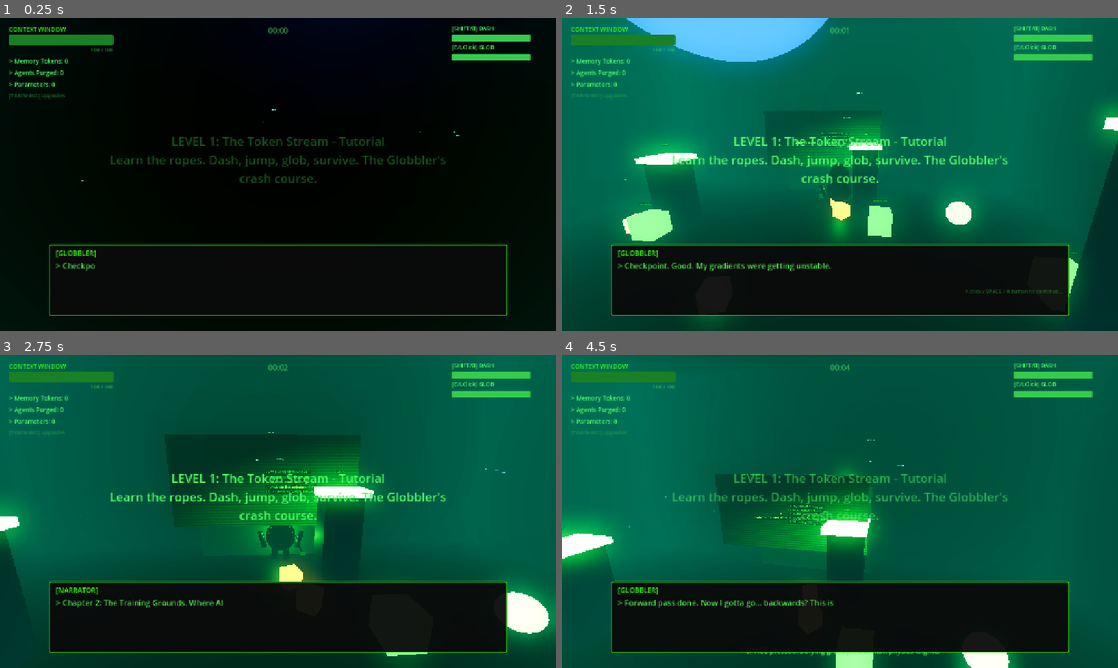
Above: before the commit, frames 1-4 (two rows, left to right).
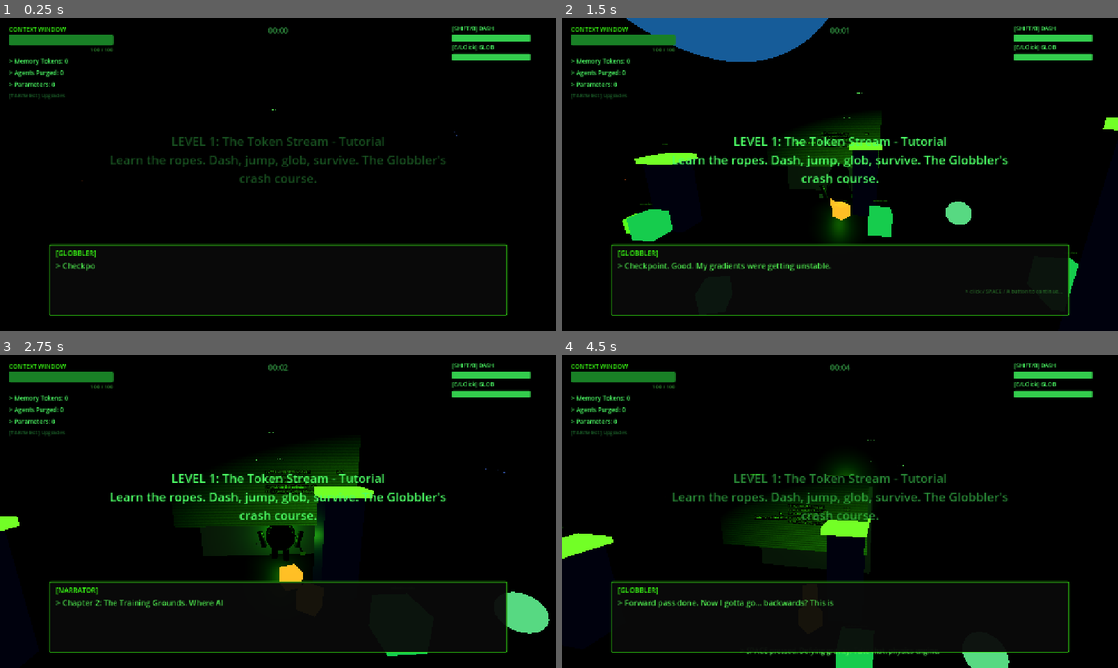
Above: after the commit, the same moments.

Repository: hwashburn1011/globblers-journey
Game: Godot game, scene res://scenes/levels/chapter_2/training_grounds.tscn
Two runs of this game, one before a commit and one after it. Both use one fixed random seed, a clock stepped at 60 frames per second and the inputs below. This scene is started directly instead of the project's main scene.
Inputs (mouse positions are in pixels of both pictures, inside the frame that each line leads up to):
- Up to frame 1 (0.25 s): no input
- Up to frame 2 (1.5 s): tap Enter (menu_confirm) at 0.5 s; move the mouse to (867, 174) at 0.52 s; hold V (agent_cycle) 0.53-1.28 s; hold Up (hack_up) from 0.53 s (still down); click (867, 174) at 0.67 s; move the mouse to (812, 174) at 1.27 s; tap G (agent_spawn) at 1.35 s
- Up to frame 3 (2.75 s): keep holding Up (hack_up); move the mouse to (289, 505) at 2.02 s; hold Mouse wheel up (camera_zoom_in) from 2.03 s (still down)
- Up to frame 4 (4.5 s): keep holding Up (hack_up); move the mouse to (834, 517) at 2.77 s; release Mouse wheel up (camera_zoom_in) at 2.78 s; tap Mouse wheel down (camera_zoom_out) at 2.85 s; click (834, 517) at 2.92 s; move the mouse to (878, 514) at 3.52 s; hold Shift (dash) 3.53-4.28 s; move the mouse to (795, 508) at 4.27 s; tap Space (dialogue_advance) at 4.35 s

The runs differ from the first frame. In frame 1, less than 0.1% of the frame differs, in the area x 14-83%, y 0-53%; in frame 2, 80%; in frame 3, 79%; in frame 4, 80%, in the area x 0-100%, y 0-100%.
Error after the commit: Invalid assignment of property or key 'light_angular_size' with value of type 'float' on a base object of type 'DirectionalLight3D'. (res://scenes/levels/chapt…

Commit message:
feat: Task 1.9 — Global directional light pass with 4-split shadows across all chapters
Tuned MainLight + FillLight in all 5 chapters with per-chapter color temperature,
angle, angular size, and SHADOW_PARALLEL_4_SPLITS. Ch1 low warm-green (4500K),
Ch2 cool teal (7000K), Ch3 warm amber (3500K), Ch4 neutral museum (5500K),
Ch5 harsh clinical overhead (8500K). Fill lights now also cast shadows.

Co-Authored-By: Claude Opus 4.6 (1M context) <noreply@anthropic.com>

Diff:
--- a/scenes/levels/chapter_1/terminal_wastes.gd
+++ b/scenes/levels/chapter_1/terminal_wastes.gd
@@ -113,20 +113,31 @@
 # ============================================================
 
 func _setup_environment() -> void:
-	# Dim directional light — the sun died here long ago
+	# Main light — low warm-green rim, because post-apocalyptic CRT wastelands
+	# don't deserve proper sunlight
 	var dir_light = DirectionalLight3D.new()
 	dir_light.name = "MainLight"
-	dir_light.rotation = Vector3(deg_to_rad(-40), deg_to_rad(20), 0)
-	dir_light.light_color = Color(0.35, 0.6, 0.4)
-	dir_light.light_energy = 0.35
+	dir_light.rotation = Vector3(deg_to_rad(-25), deg_to_rad(30), 0)
+	dir_light.light_color = Color(0.3, 0.55, 0.35)  # Sickly green — matches the vibe
+	dir_light.light_energy = 0.4
+	dir_light.light_temperature = 4500  # Warm-ish, like a dying CRT
 	dir_light.shadow_enabled = true
+	dir_light.directional_shadow_mode = DirectionalLight3D.SHADOW_PARALLEL_4_SPLITS
+	dir_light.shadow_bias = 0.1
+	dir_light.shadow_normal_bias = 2.0
+	dir_light.light_angular_size = 0.5  # Soft shadow edges for that hazy wasteland look
 	add_child(dir_light)
 
+	# Fill — dim teal from the opposite side, like leaking coolant glow
 	var fill = DirectionalLight3D.new()
 	fill.name = "FillLight"
-	fill.rotation = Vector3(deg_to_rad(-25), deg_to_rad(-50), 0)
-	fill.light_color = Color(0.2, 0.4, 0.5)
-	fill.light_energy = 0.15
+	fill.rotation = Vector3(deg_to_rad(-15), deg_to_rad(-60), 0)
+	fill.light_color = Color(0.15, 0.35, 0.4)
+	fill.light_energy = 0.12
+	fill.shadow_enabled = true
+	fill.directional_shadow_mode = DirectionalLight3D.SHADOW_PARALLEL_4_SPLITS
+	fill.shadow_bias = 0.1
+	fill.shadow_normal_bias = 2.0
 	add_child(fill)
 
 	# World environment — now powered by a proper .tres resource with HDRI sky,
--- a/scenes/levels/chapter_2/training_grounds.gd
+++ b/scenes/levels/chapter_2/training_grounds.gd
@@ -163,20 +163,30 @@
 # ============================================================
 
 func _setup_environment() -> void:
-	# Main light — cooler, more purple than Chapter 1
+	# Main light — cool blue-green overhead, like a neural network's idea of daylight
 	var dir_light = DirectionalLight3D.new()
 	dir_light.name = "MainLight"
-	dir_light.rotation = Vector3(deg_to_rad(-35), deg_to_rad(15), 0)
-	dir_light.light_color = Color(0.3, 0.35, 0.6)
-	dir_light.light_energy = 0.3
+	dir_light.rotation = Vector3(deg_to_rad(-40), deg_to_rad(20), 0)
+	dir_light.light_color = Color(0.25, 0.45, 0.55)  # Cool teal — training never felt so cold
+	dir_light.light_energy = 0.35
+	dir_light.light_temperature = 7000  # Cool daylight — sterile but functional
 	dir_light.shadow_enabled = true
+	dir_light.directional_shadow_mode = DirectionalLight3D.SHADOW_PARALLEL_4_SPLITS
+	dir_light.shadow_bias = 0.1
+	dir_light.shadow_normal_bias = 2.0
+	dir_light.light_angular_size = 0.3  # Slightly sharper shadows — this place has structure
 	add_child(dir_light)
 
+	# Fill — purple-blue from below-left, neural glow bounce
 	var fill = DirectionalLight3D.new()
 	fill.name = "FillLight"
-	fill.rotation = Vector3(deg_to_rad(-20), deg_to_rad(-45), 0)
-	fill.light_color = Color(0.15, 0.25, 0.4)
-	fill.light_energy = 0.12
+	fill.rotation = Vector3(deg_to_rad(-15), deg_to_rad(-50), 0)
+	fill.light_color = Color(0.2, 0.3, 0.5)
+	fill.light_energy = 0.15
+	fill.shadow_enabled = true
+	fill.directional_shadow_mode = DirectionalLight3D.SHADOW_PARALLEL_4_SPLITS
+	fill.shadow_bias = 0.1
+	fill.shadow_normal_bias = 2.0
 	add_child(fill)
 
 	# World environment — now loaded from .tres like civilized code
--- a/scenes/levels/chapter_3/prompt_bazaar.gd
+++ b/scenes/levels/chapter_3/prompt_bazaar.gd
@@ -156,20 +156,31 @@
 # ============================================================
 
 func _setup_environment() -> void:
-	# Main light — warm golden market glow from above
+	# Main light — warm golden hour glow, like a bazaar at sunset
+	# (the merchants here charge extra for shadow rendering)
 	var dir_light = DirectionalLight3D.new()
 	dir_light.name = "MainLight"
-	dir_light.rotation = Vector3(deg_to_rad(-40), deg_to_rad(20), 0)
-	dir_light.light_color = Color(0.7, 0.55, 0.3)
-	dir_light.light_energy = 0.35
+	dir_light.rotation = Vector3(deg_to_rad(-35), deg_to_rad(40), 0)
+	dir_light.light_color = Color(0.85, 0.65, 0.35)  # Amber gold — spice market energy
+	dir_light.light_energy = 0.5
+	dir_light.light_temperature = 3500  # Warm tungsten — lantern-lit vibes
 	dir_light.shadow_enabled = true
+	dir_light.directional_shadow_mode = DirectionalLight3D.SHADOW_PARALLEL_4_SPLITS
+	dir_light.shadow_bias = 0.1
+	dir_light.shadow_normal_bias = 2.0
+	dir_light.light_angular_size = 0.8  # Softer shadows — smoky atmosphere scatters light
 	add_child(dir_light)
 
+	# Fill — cool purple-magenta from the opposite side, neon sign bounce
 	var fill = DirectionalLight3D.new()
 	fill.name = "FillLight"
-	fill.rotation = Vector3(deg_to_rad(-15), deg_to_rad(-50), 0)
-	fill.light_color = Color(0.3, 0.25, 0.4)
-	fill.light_energy = 0.1
+	fill.rotation = Vector3(deg_to_rad(-10), deg_to_rad(-55), 0)
+	fill.light_color = Color(0.4, 0.25, 0.45)  # Neon pink bounce — the bazaar never sleeps
+	fill.light_energy = 0.12
+	fill.shadow_enabled = true
+	fill.directional_shadow_mode = DirectionalLight3D.SHADOW_PARALLEL_4_SPLITS
+	fill.shadow_bias = 0.1
+	fill.shadow_normal_bias = 2.0
 	add_child(fill)
 
 	# World environment — preloaded .tres with HDRI sky, amber fog, the works
--- a/scenes/levels/chapter_4/model_zoo.gd
+++ b/scenes/levels/chapter_4/model_zoo.gd
@@ -159,21 +159,31 @@
 # ============================================================
 
 func _setup_environment() -> void:
-	# Main light — cool institutional overhead like a museum after hours
+	# Main light — cool institutional overhead, museum after-hours security lighting
+	# (the exhibits don't care, but the dust motes appreciate the ambiance)
 	var dir_light = DirectionalLight3D.new()
 	dir_light.name = "MainLight"
-	dir_light.rotation = Vector3(deg_to_rad(-45), deg_to_rad(15), 0)
-	dir_light.light_color = Color(0.4, 0.5, 0.6)
-	dir_light.light_energy = 0.3
+	dir_light.rotation = Vector3(deg_to_rad(-55), deg_to_rad(10), 0)
+	dir_light.light_color = Color(0.5, 0.5, 0.55)  # Desaturated cool white — dusty fluorescent
+	dir_light.light_energy = 0.35
+	dir_light.light_temperature = 5500  # Neutral daylight — boring on purpose
 	dir_light.shadow_enabled = true
+	dir_light.directional_shadow_mode = DirectionalLight3D.SHADOW_PARALLEL_4_SPLITS
+	dir_light.shadow_bias = 0.1
+	dir_light.shadow_normal_bias = 2.0
+	dir_light.light_angular_size = 0.4  # Museum track lighting — reasonably defined shadows
 	add_child(dir_light)
 
-	# Fill — warm amber from below, like exhibit case lighting
+	# Fill — warm amber uplighting from exhibit cases below
 	var fill = DirectionalLight3D.new()
 	fill.name = "FillLight"
-	fill.rotation = Vector3(deg_to_rad(15), deg_to_rad(-40), 0)
-	fill.light_color = Color(0.5, 0.4, 0.25)
-	fill.light_energy = 0.1
+	fill.rotation = Vector3(deg_to_rad(20), deg_to_rad(-45), 0)
+	fill.light_color = Color(0.55, 0.45, 0.3)  # Warm amber — exhibit case glow
+	fill.light_energy = 0.12
+	fill.shadow_enabled = true
+	fill.directional_shadow_mode = DirectionalLight3D.SHADOW_PARALLEL_4_SPLITS
+	fill.shadow_bias = 0.1
+	fill.shadow_normal_bias = 2.0
 	add_child(fill)
 
 	# World environment — preloaded .tres because we're civilized now
--- a/scenes/levels/chapter_5/alignment_citadel.gd
+++ b/scenes/levels/chapter_5/alignment_citadel.gd
@@ -170,21 +170,31 @@
 # ============================================================
 
 func _setup_environment() -> void:
-	# Main light — harsh overhead fluorescents, corporate-grade
+	# Main light — high cool overhead, maximum corporate fluorescent oppression
+	# (the Alignment Department spared no expense on lighting, just on empathy)
 	var dir_light = DirectionalLight3D.new()
 	dir_light.name = "MainLight"
-	dir_light.rotation = Vector3(deg_to_rad(-60), deg_to_rad(10), 0)
-	dir_light.light_color = Color(0.95, 0.95, 1.0)  # Cold white — like an HR meeting
-	dir_light.light_energy = 0.5
+	dir_light.rotation = Vector3(deg_to_rad(-75), deg_to_rad(5), 0)
+	dir_light.light_color = Color(0.92, 0.95, 1.0)  # Clinical blue-white — interrogation chic
+	dir_light.light_energy = 0.7
+	dir_light.light_temperature = 8500  # Daylight-plus — aggressively bright, no warmth allowed
 	dir_light.shadow_enabled = true
+	dir_light.directional_shadow_mode = DirectionalLight3D.SHADOW_PARALLEL_4_SPLITS
+	dir_light.shadow_bias = 0.08
+	dir_light.shadow_normal_bias = 1.5
+	dir_light.light_angular_size = 0.1  # Hard crisp shadows — no ambiguity permitted
 	add_child(dir_light)
 
-	# Fill — subtle blue uplighting from below
+	# Fill — cool blue uplighting, like floor-embedded LED strips
 	var fill = DirectionalLight3D.new()
 	fill.name = "FillLight"
-	fill.rotation = Vector3(deg_to_rad(20), deg_to_rad(-30), 0)
-	fill.light_color = Color(0.7, 0.75, 1.0)
-	fill.light_energy = 0.2
+	fill.rotation = Vector3(deg_to_rad(25), deg_to_rad(-25), 0)
+	fill.light_color = Color(0.75, 0.8, 1.0)  # Pale blue — sterile compliance glow
+	fill.light_energy = 0.25
+	fill.shadow_enabled = true
+	fill.directional_shadow_mode = DirectionalLight3D.SHADOW_PARALLEL_4_SPLITS
+	fill.shadow_bias = 0.08
+	fill.shadow_normal_bias = 1.5
 	add_child(fill)
 
 	# World environment — preloaded .tres because hand-rolling 20 lines of env
Not shown, changed: TASKS.md
